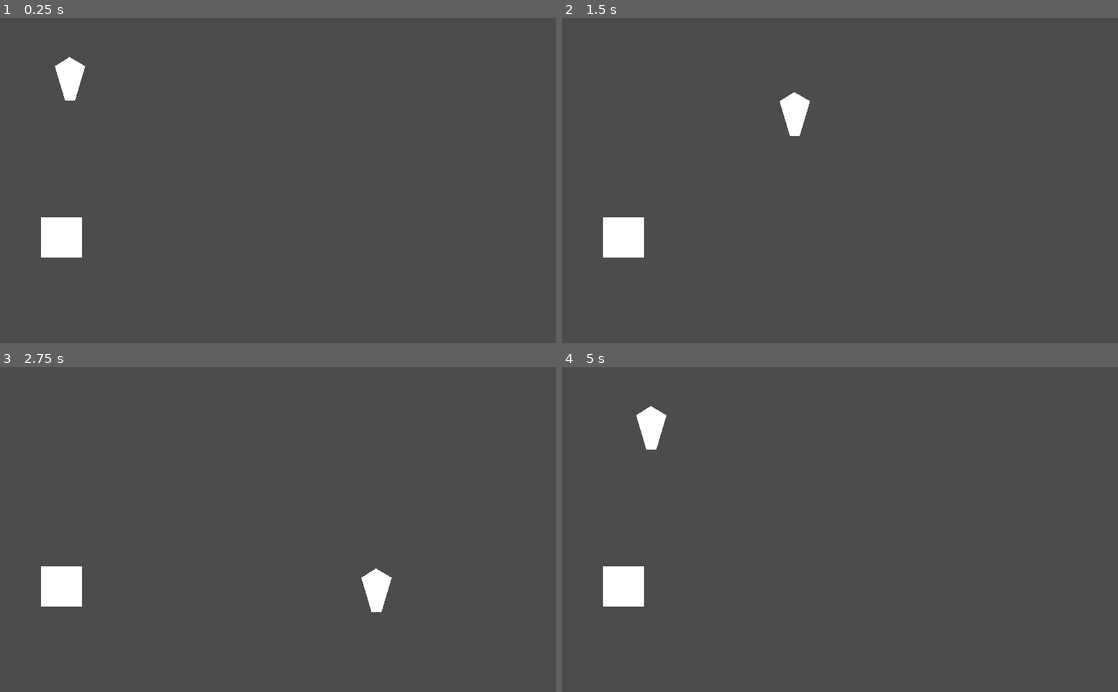
Above: before the commit, frames 1-4 (two rows, left to right).
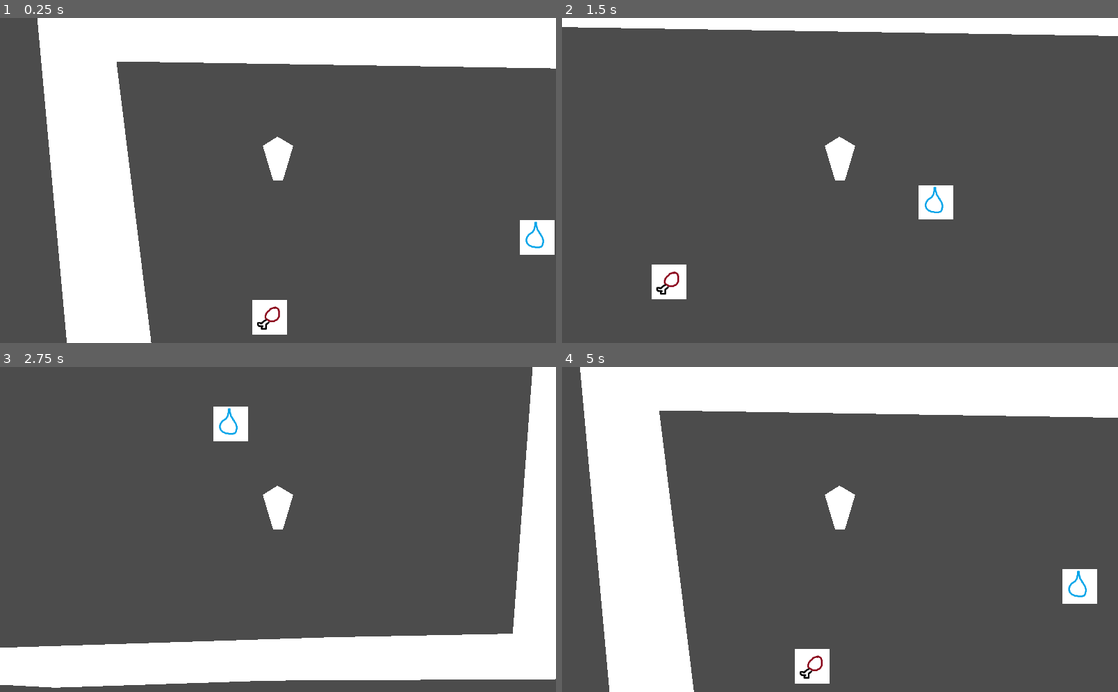
Above: after the commit, the same moments.

Repository: okay-cam/raising_kids
Game: Godot game, scene res://src/Level.tscn
Same seed, same stepped clock (60 frames per second), same inputs: the game is played once before the commit and once after it.
Inputs (mouse positions are in pixels of both pictures, inside the frame that each line leads up to):
- Up to frame 1 (0.25 s): no input
- Up to frame 2 (1.5 s): tap Enter at 0.5 s; move the mouse to (962, 164) at 0.52 s; hold D (right) 0.53-1.28 s; click (962, 164) at 0.6 s; move the mouse to (728, 196) at 1.27 s; hold S (down) from 1.28 s (still down); click (728, 196) at 1.35 s
- Up to frame 3 (2.75 s): move the mouse to (333, 458) at 2.02 s; release S (down) at 2.03 s; hold D (right) from 2.03 s (still down); tap E (pickup) at 2.1 s; click (333, 458) at 2.3 s
- Up to frame 4 (5 s): move the mouse to (812, 594) at 2.77 s; release D (right) at 2.78 s; hold W (up) 2.78-3.53 s; click (812, 594) at 2.85 s; move the mouse to (1006, 578) at 3.52 s; hold A (left) from 3.53 s (still down); click (1006, 578) at 3.6 s; move the mouse to (673, 480) at 4.27 s; tap E (pickup) at 4.35 s; click (673, 480) at 4.55 s

The runs differ from the first frame. In frame 1, 27% of the frame differs, in the area x 6-100%, y 0-100%; in frame 2, 7.3%; in frame 3, 21%; in frame 4, 27%.

Commit message:
player shoots items
shows held item above player head, ingredients shoot out. boxes are highlighted when close and restock held item

Diff:
--- a/project.godot
+++ b/project.godot
@@ -66,6 +66,8 @@
 2d_physics/layer_1="Player"
 2d_physics/layer_2="Wall"
 2d_physics/layer_3="ItemBox"
+2d_physics/layer_4="Item"
+2d_physics/layer_5="Child"
 
 [rendering]
 
--- a/src/Bullet.gd
+++ b/src/Bullet.gd
@@ -1,17 +1,37 @@
 extends KinematicBody2D
 
-const INIT_SPEED := 250
-const DECELERATE_LERP := 0.2
+const INIT_SPEED := 1000
+const DECELERATE_LERP := 0.04
 
 var velocity := Vector2.ZERO
 
+var item := 0
 
-func init(init_pos, init_ang):
+func init(init_item, init_pos, init_ang):
+	set_item(init_item)
+
 	position = init_pos
-
 	velocity = Vector2.RIGHT.rotated(init_ang) * INIT_SPEED
 
 
 func _physics_process(delta):
 
-	velocity = move_and_slide(velocity)
+	# slow down over time
+	velocity = velocity.linear_interpolate(Vector2.ZERO, DECELERATE_LERP)
+
+	var collision = move_and_collide(velocity * delta)
+
+	if collision:
+		# set new velocity
+		velocity = collision.normal * velocity.length()
+		# reduce velocity from bounce
+		velocity /= 2
+
+
+func set_item(new_item):
+	item = new_item
+	$Sprite.frame = item
+
+
+func _on_Delete_timeout():
+	queue_free()
--- a/src/Bullet.tscn
+++ b/src/Bullet.tscn
@@ -1,22 +1,37 @@
-[gd_scene load_steps=5 format=2]
+[gd_scene load_steps=7 format=2]
 
 [ext_resource path="res://assets/placeholder/food_icon.png" type="Texture" id=1]
 [ext_resource path="res://assets/placeholder/nothing.png" type="Texture" id=2]
 [ext_resource path="res://src/Bullet.gd" type="Script" id=3]
+[ext_resource path="res://assets/placeholder/water_icon.png" type="Texture" id=4]
 
 [sub_resource type="SpriteFrames" id=1]
 animations = [ {
-"frames": [ ExtResource( 2 ), ExtResource( 1 ) ],
-"loop": true,
+"frames": [ ExtResource( 2 ), ExtResource( 4 ), ExtResource( 1 ) ],
+"loop": false,
 "name": "Items",
-"speed": 5.0
+"speed": 0.0
 } ]
 
-[node name="Bullet" type="KinematicBody2D"]
+[sub_resource type="CircleShape2D" id=2]
+radius = 23.3452
+
+[node name="Bullet" type="KinematicBody2D" groups=["Reset"]]
+collision_layer = 8
+collision_mask = 2
 script = ExtResource( 3 )
 
-[node name="CollisionShape2D" type="CollisionShape2D" parent="."]
-
-[node name="AnimatedSprite" type="AnimatedSprite" parent="."]
+[node name="Sprite" type="AnimatedSprite" parent="."]
 frames = SubResource( 1 )
 animation = "Items"
+frame = 2
+
+[node name="CollisionShape2D" type="CollisionShape2D" parent="."]
+shape = SubResource( 2 )
+
+[node name="Delete" type="Timer" parent="."]
+wait_time = 2.0
+one_shot = true
+autostart = true
+
+[connection signal="timeout" from="Delete" to="." method="_on_Delete_timeout"]
--- a/src/ItemBox.gd
+++ b/src/ItemBox.gd
@@ -1,17 +1,18 @@
 extends StaticBody2D
 
 
+const HIGHLIGHT_AMOUNT = 1.8
+
+export var item := 2
 
 
-export var item := 0
-
-
-
-# Called when the node enters the scene tree for the first time.
 func _ready():
 	$Sprite.frame = item
 
 
-# Called every frame. 'delta' is the elapsed time since the previous frame.
-#func _process(delta):
-#	pass
+
+# called from player when getting close or far
+func highlight():
+	modulate = Color(HIGHLIGHT_AMOUNT, HIGHLIGHT_AMOUNT, HIGHLIGHT_AMOUNT)
+func unhighlight():
+	modulate = Color.white
--- a/src/ItemBox.tscn
+++ b/src/ItemBox.tscn
@@ -1,29 +1,29 @@
-[gd_scene load_steps=4 format=2]
+[gd_scene load_steps=7 format=2]
 
 [ext_resource path="res://src/ItemBox.gd" type="Script" id=1]
+[ext_resource path="res://assets/placeholder/food_icon.png" type="Texture" id=2]
+[ext_resource path="res://assets/placeholder/nothing.png" type="Texture" id=3]
+[ext_resource path="res://assets/placeholder/water_icon.png" type="Texture" id=4]
 
 [sub_resource type="RectangleShape2D" id=1]
 extents = Vector2( 37.5, 37.5 )
 
 [sub_resource type="SpriteFrames" id=2]
 animations = [ {
-"frames": [  ],
+"frames": [ ExtResource( 3 ), ExtResource( 4 ), ExtResource( 2 ) ],
 "loop": false,
-"name": "items",
+"name": "Boxes",
 "speed": 0.0
 } ]
 
 [node name="ItemBox" type="StaticBody2D" groups=["ItemBox"]]
+collision_layer = 6
 script = ExtResource( 1 )
-
-[node name="Polygon2D" type="Polygon2D" parent="."]
-polygon = PoolVector2Array( -37.5, -37.5, 37.5, -37.5, 37.5, 37.5, -37.5, 37.5 )
 
 [node name="Collision" type="CollisionShape2D" parent="."]
 shape = SubResource( 1 )
 
 [node name="Sprite" type="AnimatedSprite" parent="."]
 frames = SubResource( 2 )
-animation = "items"
-
-[connection signal="frame_changed" from="Sprite" to="." method="_on_Sprite_frame_changed"]
+animation = "Boxes"
+frame = 2
--- a/src/Level.tscn
+++ b/src/Level.tscn
@@ -1,12 +1,35 @@
-[gd_scene load_steps=3 format=2]
+[gd_scene load_steps=4 format=2]
 
 [ext_resource path="res://src/Player.tscn" type="PackedScene" id=1]
 [ext_resource path="res://src/ItemBox.tscn" type="PackedScene" id=2]
+[ext_resource path="res://src/PlaceholderWall.tscn" type="PackedScene" id=3]
 
 [node name="Level" type="Node2D"]
+z_as_relative = false
 
-[node name="Player" parent="." instance=ExtResource( 1 )]
+[node name="YSort" type="YSort" parent="."]
+z_index = 1
+z_as_relative = false
+
+[node name="Player" parent="YSort" instance=ExtResource( 1 )]
 position = Vector2( 129, 153 )
 
-[node name="ItemBox" parent="." instance=ExtResource( 2 )]
+[node name="Camera2D" type="Camera2D" parent="YSort/Player"]
+current = true
+
+[node name="ItemBox" parent="YSort" instance=ExtResource( 2 )]
 position = Vector2( 113.413, 405.325 )
+
+[node name="ItemBox2" parent="YSort" instance=ExtResource( 2 )]
+position = Vector2( 606, 258 )
+item = 1
+
+[node name="Wall2" parent="." instance=ExtResource( 3 )]
+position = Vector2( 219, 703 )
+z_as_relative = false
+polygon = PoolVector2Array( -59, -31, 570, -51, 906.802, -57.5896, 947, -596, 1094, -585, 1040, 26, 458, 29, 64, 42, -66, 35 )
+
+[node name="Wall" parent="." instance=ExtResource( 3 )]
+position = Vector2( 400, -104 )
+z_as_relative = false
+polygon = PoolVector2Array( -651, 654, -719, -93, 576, -93, 545, 55, -568.595, 37.1253, -494, 641 )
--- /dev/null
+++ b/src/PlaceholderWall.gd
@@ -0,0 +1,5 @@
+extends Polygon2D
+
+
+func _ready():
+	$StaticBody/CollisionShape.shape.segments = polygon
--- /dev/null
+++ b/src/PlaceholderWall.tscn
@@ -0,0 +1,14 @@
+[gd_scene load_steps=3 format=2]
+
+[ext_resource path="res://src/PlaceholderWall.gd" type="Script" id=1]
+
+[sub_resource type="ConcavePolygonShape2D" id=1]
+
+[node name="Wall" type="Polygon2D"]
+polygon = PoolVector2Array( -59, -31, 68, -37, 64, 42, -66, 35 )
+script = ExtResource( 1 )
+
+[node name="StaticBody" type="StaticBody2D" parent="."]
+
+[node name="CollisionShape" type="CollisionShape2D" parent="StaticBody"]
+shape = SubResource( 1 )
--- a/src/Player.gd
+++ b/src/Player.gd
@@ -9,7 +9,7 @@
 var item_in_range := 0
 
 # initial velocity added to player on shoot
-const BULLET_KNOCKBACK = 200
+const BULLET_KNOCKBACK = 600
 # velocity added onto current movement velocity
 var knockback_velocity := Vector2.ZERO
 const KNOCKBACK_DECEL_LERP := 0.2
@@ -64,7 +64,7 @@
 
 	# add bullet
 	var bullet = BulletResource.instance()
-	bullet.init(position, mouse_angle)
+	bullet.init(item_held, position, mouse_angle)
 	get_parent().add_child(bullet)
 
 	# knockback player in opposite direction as shot
@@ -81,7 +81,9 @@
 func _on_PickupArea_body_entered(body):
 	if body.is_in_group("ItemBox"):
 		item_in_range = body.item
+		body.highlight()
 
 func _on_PickupArea_body_exited(body):
 	if body.is_in_group("ItemBox"):
 		item_in_range = 0
+		body.unhighlight()
--- a/src/Player.tscn
+++ b/src/Player.tscn
@@ -19,7 +19,7 @@
 "speed": 0.0
 } ]
 
-[node name="Player" type="KinematicBody2D" groups=["Reset"]]
+[node name="Player" type="KinematicBody2D" groups=["Player", "Reset"]]
 collision_mask = 2
 script = ExtResource( 1 )
 BulletResource = ExtResource( 5 )
